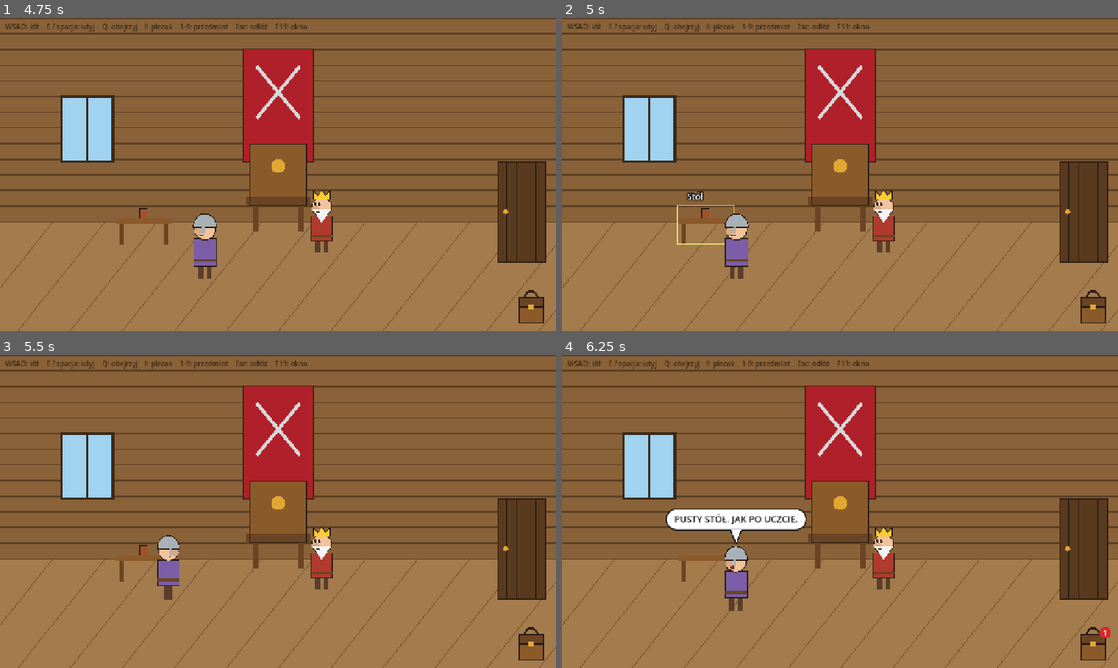
Above: before the commit, frames 1-4 (two rows, left to right).
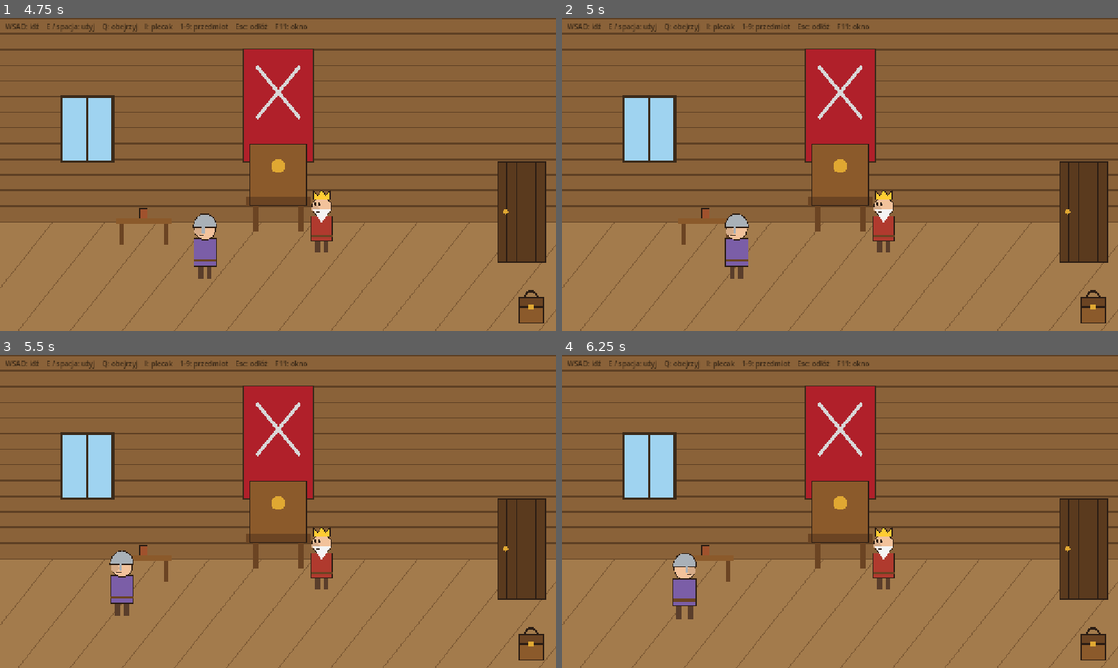
Above: after the commit, the same moments.

Repository: Kiczu/wiesiu-game
Game: Godot game, scene res://scenes/main.tscn
Same seed, same stepped clock (60 frames per second), same inputs: the game is played once before the commit and once after it.
Inputs (mouse positions are in pixels of both pictures, inside the frame that each line leads up to):
- Up to frame 1 (4.75 s): click (528, 305) at 0.5 s; tap Enter at 1.25, 2.75, 4.35 s; move the mouse to (400, 158) at 1.27 s; hold D (move_right) 1.28-2.03 s; tap E (interact) at 1.35, 2.3, 2.85, 3.8 s; click (400, 158) at 1.42 s; tap Space at 1.52, 2, 2.27, 3.77, 4.25, 4.52 s; tap Q (look) at 1.55, 2.1, 3.05, 3.6, 4.55 s; move the mouse to (166, 190) at 2.02 s; hold S (move_down) 2.03-2.78 s; click (166, 190) at 2.17 s; move the mouse to (333, 105) at 2.77 s; hold D (move_right) 2.78-3.53 s; click (333, 105) at 2.92 s; move the mouse to (250, 237) at 3.52 s; hold W (move_up) 3.53-4.28 s; click (250, 237) at 3.67 s; move the mouse to (444, 221) at 4.27 s; hold A (move_left) from 4.28 s (still down); click (444, 221) at 4.42 s
- Up to frame 2 (5 s): keep holding A (move_left)
- Up to frame 3 (5.5 s): keep holding A (move_left); move the mouse to (111, 464) at 5.02 s; tap Tab at 5.1 s; click (111, 464) at 5.17 s; tap Space at 5.27 s; tap E (interact) at 5.3 s
- Up to frame 4 (6.25 s): move the mouse to (867, 511) at 5.77 s; release A (move_left) at 5.78 s; hold S (move_down) from 5.78 s (still down); tap 1 at 5.85 s; click (867, 511) at 5.92 s; tap Q (look) at 6.05 s

Frame 1 is identical in both runs. In frame 2, 0.2% of the frame differs, in the area x 20-31%, y 55-73%; in frame 3, 1.4%; in frame 4, 3.3%, in the area x 18-99%, y 49-91%.

Commit message:
fix(input): make keyboard reach the same from both sides
Reach was measured to each object's walk point, which sits on one side of it, so objects lit up early from one side and never from the other. Reach now counts from the object's base (40 px sideways, 60 px up or down) or 50 px from its walk point, and floor objects win over things on the wall above them.

Diff:
--- a/scripts/room.gd
+++ b/scripts/room.gd
@@ -77,20 +77,30 @@
 	return found
 
 
-## The hotspot `who` can reach: its walk point is within `reach` and the object is in front of them
-## (or right above them). The closest one wins.
-func hotspot_in_reach(who: Character, reach := 80.0) -> Hotspot:
+## The hotspot `who` can reach: they stand next to its base or at its walk point, and it is in front of them
+## or right above them. Reach is the same from the left and the right. The closest one wins; objects on the
+## floor win over ones hanging on the wall or in the sky above them.
+func hotspot_in_reach(who: Character, reach := Vector2(40, 60), walk_point_reach := 50.0) -> Hotspot:
 	var best: Hotspot = null
-	var best_distance := reach
+	var best_score := INF
 	for h in _hotspots():
 		if not h.visible:
 			continue
-		var distance := who.position.distance_to(clamp_to_walk_area(h.walk_point))
 		var dx := h.global_position.x - who.position.x
-		var in_front := absf(dx) <= h.size.x / 2 or signf(dx) == who.facing
-		if in_front and distance < best_distance:
+		var gap_x := maxf(absf(dx) - h.size.x / 2, 0.0)
+		if gap_x > 0.0 and signf(dx) != who.facing:
+			continue
+		var base_y := clampf(h.global_position.y, walk_area.position.y, walk_area.end.y)
+		var gap_y := absf(base_y - who.position.y)
+		var near_base := gap_x <= reach.x and gap_y <= reach.y
+		var walk_distance := who.position.distance_to(clamp_to_walk_area(h.walk_point))
+		if not near_base and walk_distance > walk_point_reach:
+			continue
+		var score := minf(gap_x + gap_y if near_base else INF, walk_distance)
+		score += absf(h.global_position.y - base_y) * 0.3 + absf(dx) * 0.1
+		if score < best_score:
 			best = h
-			best_distance = distance
+			best_score = score
 	return best
 
 
--- a/tests/walkthrough.gd
+++ b/tests/walkthrough.gd
@@ -29,6 +29,11 @@
 	_check(_main.room.hotspot_in_reach(player) == null, "the table is not highlighted behind Wiesław's back")
 	player.facing = -1
 	_check(_main.room.hotspot_in_reach(player).id == "stol", "the table is in reach when facing it")
+	player.position = Vector2(240, 550)
+	player.facing = 1
+	_check(_main.room.hotspot_in_reach(player).id == "stol", "the table is in reach from the left side too")
+	player.position = Vector2(400, 550)
+	player.facing = -1
 	await _press(KEY_E)
 	_check(Game.has_item("kubek"), "cup taken with the E key")
 	await _press(KEY_1)
